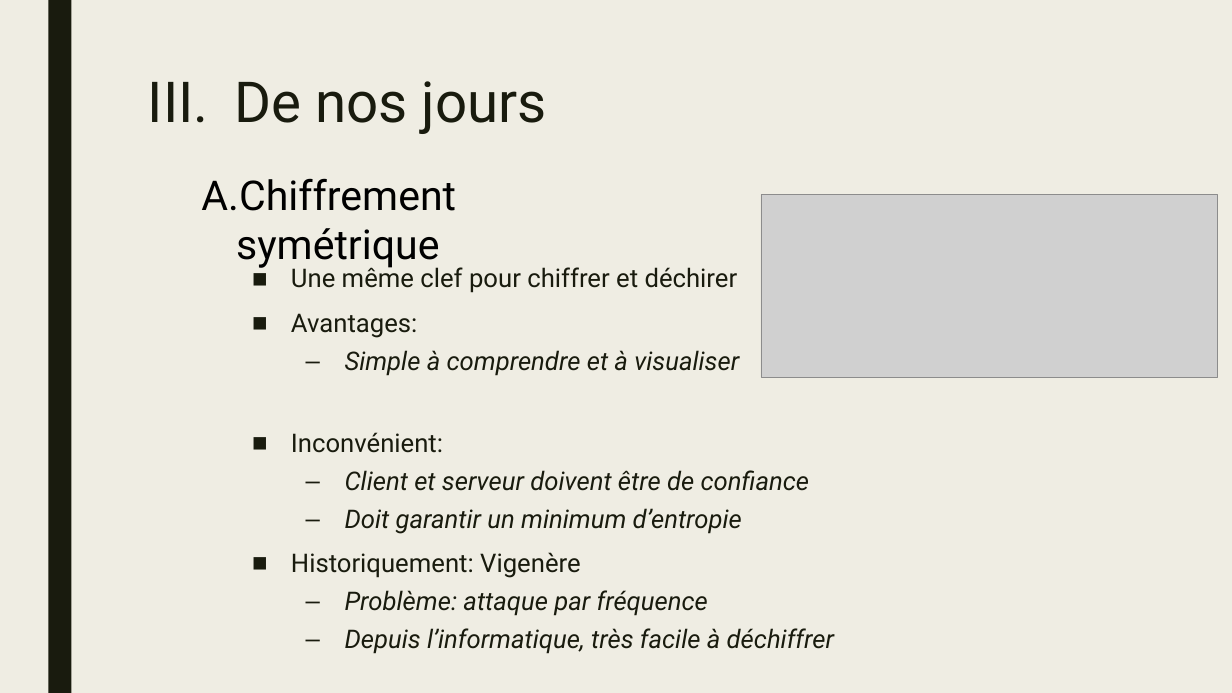
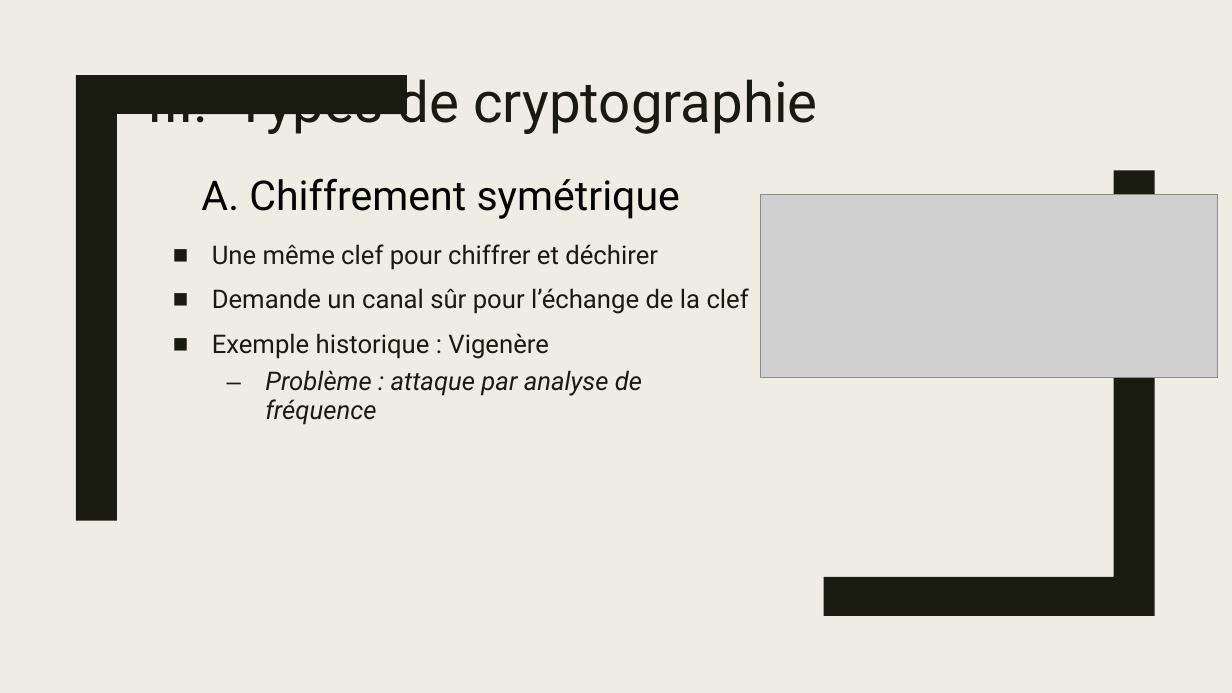
Before and after one commit to Chaman-veteran/wocsa_crypto, a slide deck: slide 6 of presentation.pptx. Drawn at 1232x693 pixels with LibreOffice and Linux fonts; fonts in the diff are those of the drawing; grey boxes stand for pictures. Boxes give left, top, right and bottom in pixels: in the first picture for what was removed or moved away, otherwise in the second. Text is boxed around its words. In the diff, an @@ line names an element or a change of style, - is before the commit and + after.

```diff
--- a/presentation.pptx
+++ b/presentation.pptx
@@ rectangle removed at (48,0,71,693) @@
@@ freeform shape added at (76,75,407,520), fill #191B0E @@
@@ title at (234,70,817,135): text changed @@
-III. De nos jours
+III. Types de cryptographie
@@ text "Chiffrement symétrique" rewrapped from (201,178,456,270) to (249,178,680,219) @@
@@ freeform shape added at (823,170,1154,616), fill #191B0E @@
@@ text "Une même clef pour chiffrer ...": place and size @@
-text "Une même clef pour chiffrer ..." at (291,264,834,654)
+text "Une même clef pour chiffrer ..." at (212,244,749,425)
@@ text at (212,288,749,425): text changed; italic off @@
-■ Avantages:
-  – Simple à comprendre et à visualiser
-■ Inconvénient:
-  – Client et serveur doivent être de confiance
-  – Doit garantir un minimum d’entropie
-■ Historiquement: Vigenère
-  – Problème: attaque par fréquence
-  – Depuis l’informatique, très facile à déchiffrer
+■ Demande un canal sûr pour l’échange de la clef
+■ Exemple historique : Vigenère
+  – Problème : attaque par analyse de fréquence
```
Also in this commit, not shown: 6 other slides changed.
